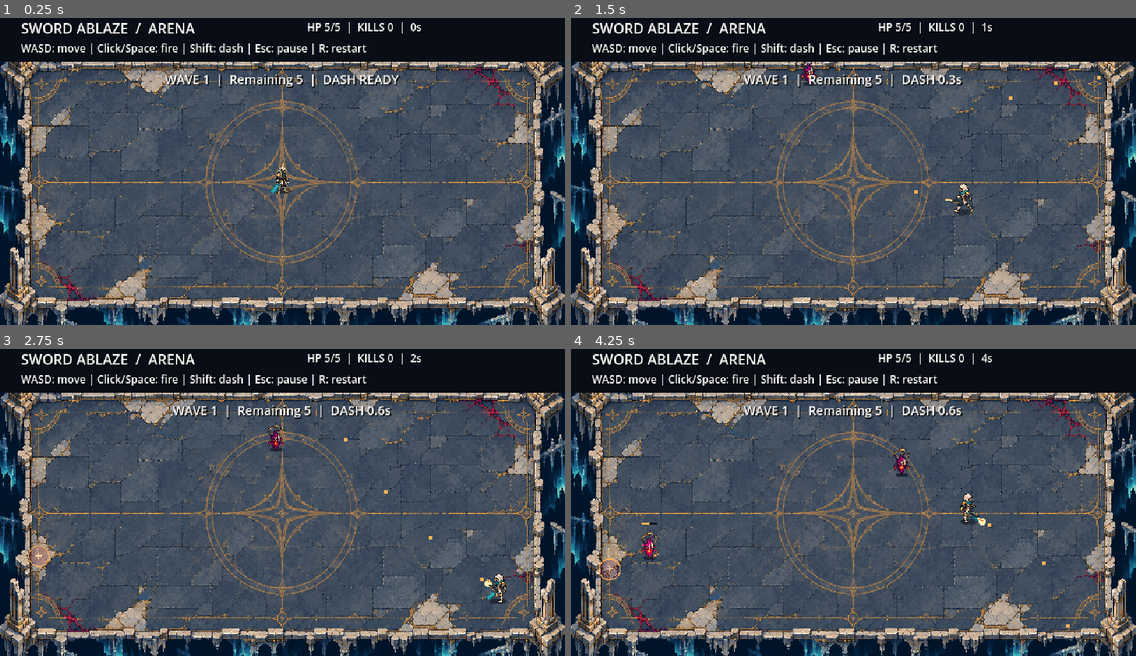
Above: before the commit, frames 1-4 (two rows, left to right).
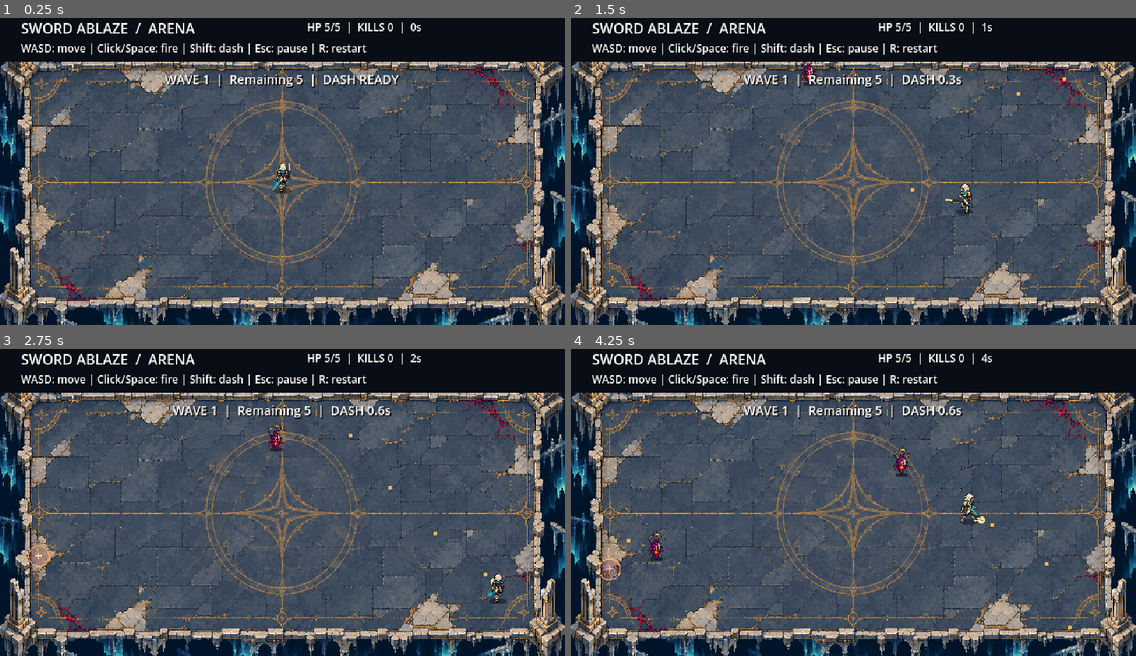
Above: after the commit, the same moments.

Repository: Guinuma/Sword_Ablaze
Game: Godot game, scene res://scenes/main/main.tscn
Two runs of this game, one before a commit and one after it. Both use one fixed random seed, a clock stepped at 60 frames per second and the inputs below.
Inputs (mouse positions are in pixels of both pictures, inside the frame that each line leads up to):
- Up to frame 1 (0.25 s): no input
- Up to frame 2 (1.5 s): move the mouse to (977, 150) at 0.52 s; hold D (move_right) 0.53-1.28 s; hold Space (fire) 0.53-1.28 s; tap Shift (dash) at 0.6 s; move the mouse to (740, 180) at 1.27 s; hold S (move_down) from 1.28 s (still down); tap Space (fire) at 1.35 s
- Up to frame 3 (2.75 s): tap Shift (dash) at 1.55, 2.1 s; move the mouse to (339, 428) at 2.02 s; release S (move_down) at 2.03 s; hold D (move_right) from 2.03 s (still down); hold Space (fire) from 2.03 s (still down)
- Up to frame 4 (4.25 s): move the mouse to (825, 560) at 2.77 s; release D (move_right) at 2.78 s; release Space (fire) at 2.78 s; hold W (move_up) 2.78-3.53 s; tap Space (fire) at 2.85 s; tap Shift (dash) at 3.05, 3.6 s; move the mouse to (1023, 545) at 3.52 s; hold A (move_left) from 3.53 s (still down); hold Space (fire) from 3.53 s (still down)

The runs differ from the first frame. In frame 1, 0.2% of the frame differs, in the area x 47-52%, y 47-58%; in frame 2, 0.2%; in frame 3, 0.3%; in frame 4, 0.5%, in the area x 9-89%, y 47-92%.

Commit message:
Animate front and back player views and align weapon origins

Diff:
--- /dev/null
+++ b/assets/art/player/exile-back-walk-01-frames.tres
@@ -0,0 +1,31 @@
+[gd_resource type="SpriteFrames" load_steps=6 format=3]
+
+[ext_resource type="Texture2D" path="res://assets/art/player/exile-back-walk-01.png" id="1"]
+
+[sub_resource type="AtlasTexture" id="Frame_0"]
+atlas = ExtResource("1")
+region = Rect2(150, 55, 350, 520)
+filter_clip = true
+
+[sub_resource type="AtlasTexture" id="Frame_1"]
+atlas = ExtResource("1")
+region = Rect2(777, 55, 350, 520)
+filter_clip = true
+
+[sub_resource type="AtlasTexture" id="Frame_2"]
+atlas = ExtResource("1")
+region = Rect2(150, 682, 350, 520)
+filter_clip = true
+
+[sub_resource type="AtlasTexture" id="Frame_3"]
+atlas = ExtResource("1")
+region = Rect2(777, 682, 350, 520)
+filter_clip = true
+
+[resource]
+animations = [{
+"frames": [{"duration": 1.0, "texture": SubResource("Frame_0")}, {"duration": 1.0, "texture": SubResource("Frame_1")}, {"duration": 1.0, "texture": SubResource("Frame_2")}, {"duration": 1.0, "texture": SubResource("Frame_3")}],
+"loop": true,
+"name": &"walk",
+"speed": 8.0
+}]
--- /dev/null
+++ b/assets/art/player/exile-front-walk-01-frames.tres
@@ -0,0 +1,31 @@
+[gd_resource type="SpriteFrames" load_steps=6 format=3]
+
+[ext_resource type="Texture2D" path="res://assets/art/player/exile-front-walk-01.png" id="1"]
+
+[sub_resource type="AtlasTexture" id="Frame_0"]
+atlas = ExtResource("1")
+region = Rect2(150, 48, 350, 540)
+filter_clip = true
+
+[sub_resource type="AtlasTexture" id="Frame_1"]
+atlas = ExtResource("1")
+region = Rect2(777, 48, 350, 540)
+filter_clip = true
+
+[sub_resource type="AtlasTexture" id="Frame_2"]
+atlas = ExtResource("1")
+region = Rect2(150, 675, 350, 540)
+filter_clip = true
+
+[sub_resource type="AtlasTexture" id="Frame_3"]
+atlas = ExtResource("1")
+region = Rect2(777, 675, 350, 540)
+filter_clip = true
+
+[resource]
+animations = [{
+"frames": [{"duration": 1.0, "texture": SubResource("Frame_0")}, {"duration": 1.0, "texture": SubResource("Frame_1")}, {"duration": 1.0, "texture": SubResource("Frame_2")}, {"duration": 1.0, "texture": SubResource("Frame_3")}],
+"loop": true,
+"name": &"walk",
+"speed": 8.0
+}]
--- a/docs/art/asset-provenance-01.json
+++ b/docs/art/asset-provenance-01.json
@@ -43,5 +43,23 @@
     "prompt": "docs/art/exile-walk-01-prompt.txt",
     "reference": "Project art direction or original character image; no external asset pack",
     "rights_note": "Generated project artwork; the code MIT license does not automatically apply to these images."
+  },
+  {
+    "asset": "assets/art/player/exile-front-walk-01.png",
+    "sha256": "1d15dac5b55b0be0ea5a45328fbe16108adcf05caad5f94b0990b70999475e7b",
+    "source": "Built-in image generation tool",
+    "date": "2026-11-02",
+    "prompt": "docs/art/exile-front-walk-01-prompt.txt",
+    "reference": "Original Exile body and side walk sheet",
+    "rights_note": "Generated project artwork; code MIT license does not automatically apply."
+  },
+  {
+    "asset": "assets/art/player/exile-back-walk-01.png",
+    "sha256": "83c40abe21729a3675740707270d49be3789f19fee535ff1cc8c20c7c131b575",
+    "source": "Built-in image generation tool",
+    "date": "2026-11-02",
+    "prompt": "docs/art/exile-back-walk-01-prompt.txt",
+    "reference": "Original Exile body and side walk sheet",
+    "rights_note": "Generated project artwork; code MIT license does not automatically apply."
   }
 ]
--- a/resources/default_weapon.tres
+++ b/resources/default_weapon.tres
@@ -8,4 +8,4 @@
 projectile_speed = 360.0
 damage = 1
 knockback = 135.0
-muzzle_offset = 12.0
+muzzle_offset = 16.0
--- a/scripts/data/weapon_settings.gd
+++ b/scripts/data/weapon_settings.gd
@@ -5,4 +5,4 @@
 @export_range(0.001, 1000.0) var projectile_speed: float = 360.0
 @export_range(1, 1000) var damage: int = 1
 @export_range(0.001, 1000.0) var knockback: float = 135.0
-@export_range(0.001, 1000.0) var muzzle_offset: float = 12.0
+@export_range(0.001, 1000.0) var muzzle_offset: float = 16.0
--- a/scripts/main/main.gd
+++ b/scripts/main/main.gd
@@ -272,7 +272,7 @@
 	if player.dash_time > 0.0 and not preferences.reduced_motion:
 		draw_line(player.player_position - player.dash_direction * 26.0, player.player_position, Color("388fba"), 10.0)
 	if player.muzzle_time > 0.0 and not preferences.reduced_flashes:
-		draw_circle((player.player_position + player.aim * 17.0).round(), 4.0, Color("fff0b0"))
+		draw_circle(player.muzzle_position().round(), 4.0, Color("fff0b0"))
 	for particle in particles:
 		var tint: Color = particle["color"]
 		tint.a = clampf(particle["life"] / 0.3, 0.0, 1.0)
--- a/scripts/player/exile_visual.gd
+++ b/scripts/player/exile_visual.gd
@@ -2,6 +2,9 @@
 ## Layered prototype: generated body, responsive cape and independently aimed weapon.
 const BODY = preload("res://assets/art/player/exile-body-01.png")
 const WALK = preload("res://assets/art/player/exile-walk-01-frames.tres")
+const WALK_FRONT = preload("res://assets/art/player/exile-front-walk-01-frames.tres")
+const WALK_BACK = preload("res://assets/art/player/exile-back-walk-01-frames.tres")
+var body_direction: StringName = &"side"
 var walk_clock: float = 0.0
 var walk_frame: int = 0
 var walk_rate: float = 8.0
@@ -13,54 +16,72 @@
 var firing: bool = false
 var reduced_flashes: bool = false
 var reduced_motion: bool = false
-var cape_tip := Vector2(-12, 5)
+var cape_tip := Vector2(-10, 3)
 
 func present(point: Vector2, aim: Vector2, movement: Vector2, delta: float, dash: bool, damaged: bool, shot: bool) -> void:
 	position = point.round()
 	facing = aim
+	# A small threshold gap avoids flickering between views near diagonals.
+	var vertical_threshold: float = 1.25 if body_direction == &"side" else 1.05
+	if absf(aim.y) > absf(aim.x) * vertical_threshold:
+		body_direction = &"back" if aim.y < 0.0 else &"front"
+	elif absf(aim.x) > absf(aim.y) * 1.05:
+		body_direction = &"side"
 	travel = movement
 	dashing = dash
 	hurt = damaged
 	firing = shot
 	clock += delta
 	if movement.length_squared() > 0.01 and not dash:
-		walk_clock += delta
-		walk_frame = int(walk_clock * walk_rate) % 4
+		walk_clock += delta * (-1.0 if movement.dot(aim) < -0.1 else 1.0)
+		walk_frame = posmod(int(floor(walk_clock * walk_rate)), 4)
 	else:
 		walk_clock = 0.0
 		walk_frame = 0
 	var trailing := -movement.normalized() if movement.length_squared() > 0.01 else Vector2(-signf(aim.x) if absf(aim.x) > 0.1 else -1.0, 0.2)
-	var length := 20.0 if dash and not reduced_motion else 12.0
-	var target := trailing * length + Vector2(0, 4 + (0.0 if reduced_motion else sin(clock * 9.0) * 1.5))
+	var length := 16.0 if dash and not reduced_motion else 10.0
+	var target := trailing * length + Vector2(0, 1 + (0.0 if reduced_motion else sin(clock * 9.0)))
+	target.y = minf(target.y, 12.0 if dash else 8.0)
 	cape_tip = target if reduced_motion else cape_tip.lerp(target, 1.0 - exp(-14.0 * delta))
 	queue_redraw()
 
 func reset_pose() -> void:
 	clock = 0.0
+	body_direction = &"side"
 	walk_clock = 0.0
 	walk_frame = 0
-	cape_tip = Vector2(-12, 5)
+	cape_tip = Vector2(-10, 3)
 	travel = Vector2.ZERO
 	queue_redraw()
 
 func _draw() -> void:
 	draw_ellipse_shadow()
 	var bob := roundf(sin(clock * 16.0)) if travel.length_squared() > 0.01 and not reduced_motion else 0.0
-	var neck := Vector2(0, -5 + bob)
+	var neck := Vector2(0, -9 + bob)
 	var tip := cape_tip.round()
 	draw_colored_polygon(PackedVector2Array([neck + Vector2(-4, 0), neck + Vector2(4, 0), tip + Vector2(4, 3), tip + Vector2(0, 1), tip + Vector2(-4, 4)]), Color("176578"))
 	draw_line(neck, tip + Vector2(0, 2), Color("2ca6ad"), 3.0)
 	var tint := Color("fff0b0") if (hurt or dashing) and not reduced_flashes else Color.WHITE
 	var body_rect := Rect2(Vector2(-18, -23 + bob), Vector2(36, 36))
+	if facing.y < -0.6:
+		_draw_weapon(bob)
 	# Mirror around the shared origin; negative Rect2 sizes shift the image.
-	draw_set_transform(Vector2.ZERO, 0.0, Vector2(-1.0 if facing.x < 0.0 else 1.0, 1.0))
+	draw_set_transform(Vector2.ZERO, 0.0, Vector2(-1.0 if body_direction == &"side" and facing.x < 0.0 else 1.0, 1.0))
+	var frames = WALK_FRONT if body_direction == &"front" else WALK_BACK if body_direction == &"back" else WALK
 	if travel.length_squared() > 0.01 and not dashing:
-		draw_texture_rect(WALK.get_frame_texture(&"walk", walk_frame), Rect2(-12, -24 + bob, 24, 35), false, tint)
+		draw_texture_rect(frames.get_frame_texture(&"walk", walk_frame), Rect2(-12, -24 + bob, 24, 35), false, tint)
+	elif body_direction != &"side":
+		draw_texture_rect(frames.get_frame_texture(&"walk", 0), Rect2(-12, -24 + bob, 24, 35), false, tint)
 	else:
 		draw_texture_rect(BODY, body_rect, false, tint)
 	draw_set_transform(Vector2.ZERO)
-	# Rotate only the weapon, preserving the body's upright silhouette.
-	var grip := Vector2(0, -2 + bob)
+	if facing.y >= -0.6:
+		_draw_weapon(bob)
+
+
+func _draw_weapon(bob: float) -> void:
+	# Upward aim places the weapon behind the body at the right-hand grip.
+	var grip := Vector2(7 if facing.y < -0.6 else 0, -2 + bob)
 	var recoil := -2.0 if firing and not reduced_motion else 0.0
 	draw_set_transform(grip + facing * recoil, facing.angle())
 	draw_rect(Rect2(3, -2, 12, 4), Color("28313b"))
--- a/scripts/player/player_state.gd
+++ b/scripts/player/player_state.gd
@@ -41,9 +41,14 @@
 		aim = mouse_direction.normalized()
 	fire_cooldown = maxf(0.0, fire_cooldown - delta)
 	if fire_pressed and not fire_requires_release and fire_cooldown <= 0.0:
-		shot.emit(player_position + aim * weapon.muzzle_offset, aim)
+		shot.emit(muzzle_position(), aim)
 		fire_cooldown = weapon.fire_interval
 		muzzle_time = 0.06
+
+
+func muzzle_position() -> Vector2:
+	var grip := Vector2(7 if aim.y < -0.6 else 0, -2)
+	return player_position + grip + aim * weapon.muzzle_offset
 
 
 func try_dash(movement: Vector2) -> void:
--- a/tests/combat_smoke.gd
+++ b/tests/combat_smoke.gd
@@ -501,6 +501,15 @@
 	check(arena.enemy_views[0].walk_frame == enemy_frame, "Pausing must preserve sentinel animation pose")
 	arena._reset_run()
 	check(arena.enemy_views.is_empty(), "Reset must remove enemy visual nodes from the presentation list")
+	arena._reset_run()
+	for direction in [Vector2.RIGHT, Vector2.LEFT, Vector2.UP, Vector2.DOWN]:
+		arena.player.aim = direction
+		var muzzle: Vector2 = arena.player.muzzle_position()
+		check(muzzle == arena.player.player_position + Vector2(7 if direction.y < -0.6 else 0, -2) + direction * 16.0, "Shot origin and visual muzzle must share the weapon pivot")
+	for facing_direction in [Vector2.UP, Vector2.DOWN, Vector2.LEFT, Vector2.RIGHT]:
+		arena.player_visual.present(arena.player.player_position, facing_direction, facing_direction, 0.15, false, false, false)
+		var expected: StringName = &"back" if facing_direction == Vector2.UP else &"front" if facing_direction == Vector2.DOWN else &"side"
+		check(arena.player_visual.body_direction == expected, "Player view must match cardinal aim direction")
 	print("Combat checks complete: %d failures" % failures)
 	arena.free()
 	quit(0 if failures == 0 else 1)
--- /dev/null
+++ b/tools/capture_directions.gd
@@ -0,0 +1,33 @@
+extends SceneTree
+## Review cardinal-facing sprites with walking and idle poses in the real scene.
+func _initialize() -> void:
+	call_deferred("_capture")
+
+
+func _capture() -> void:
+	var arena = load("res://scenes/main/main.tscn").instantiate()
+	root.add_child(arena)
+	arena.set_physics_process(false)
+	arena.player_visual.hide()
+	var directions: Array[Vector2] = [Vector2.UP, Vector2.DOWN, Vector2.LEFT, Vector2.RIGHT]
+	for index in range(4):
+		for row in range(2):
+			var visual = arena.ExileVisual.new()
+			arena.world.add_child(visual)
+			var point := Vector2(170 + index * 100, 190 + row * 85)
+			visual.present(point, directions[index], directions[index] if row == 0 else Vector2.ZERO, 0.2, false, false, false)
+		var label := Label.new()
+		label.text = ["BACK / UP", "FRONT / DOWN", "LEFT", "RIGHT"][index]
+		label.position = Vector2(125 + index * 100, 130)
+		label.size = Vector2(90, 20)
+		label.horizontal_alignment = HORIZONTAL_ALIGNMENT_CENTER
+		label.add_theme_font_size_override("font_size", 10)
+		arena.hud_view.add_child(label)
+	await process_frame
+	await process_frame
+	await RenderingServer.frame_post_draw
+	var args := OS.get_cmdline_user_args()
+	var path: String = args[0] if not args.is_empty() else "res://docs/art/exile-directions-02.png"
+	var result := root.get_texture().get_image().save_png(path)
+	arena.free()
+	quit(0 if result == OK else 1)
Binary file added: assets/art/player/exile-back-walk-01.png
Not shown, added: assets/art/player/exile-back-walk-01.png.import
Binary file added: assets/art/player/exile-front-walk-01.png
Not shown, added: assets/art/player/exile-front-walk-01.png.import
Not shown, added: docs/art/exile-back-walk-01-prompt.txt
Binary file added: docs/art/exile-directions-02.png
Not shown, added: docs/art/exile-directions-02.png.import
Not shown, added: docs/art/exile-front-walk-01-prompt.txt
Not shown, added: tools/capture_directions.gd.uid
